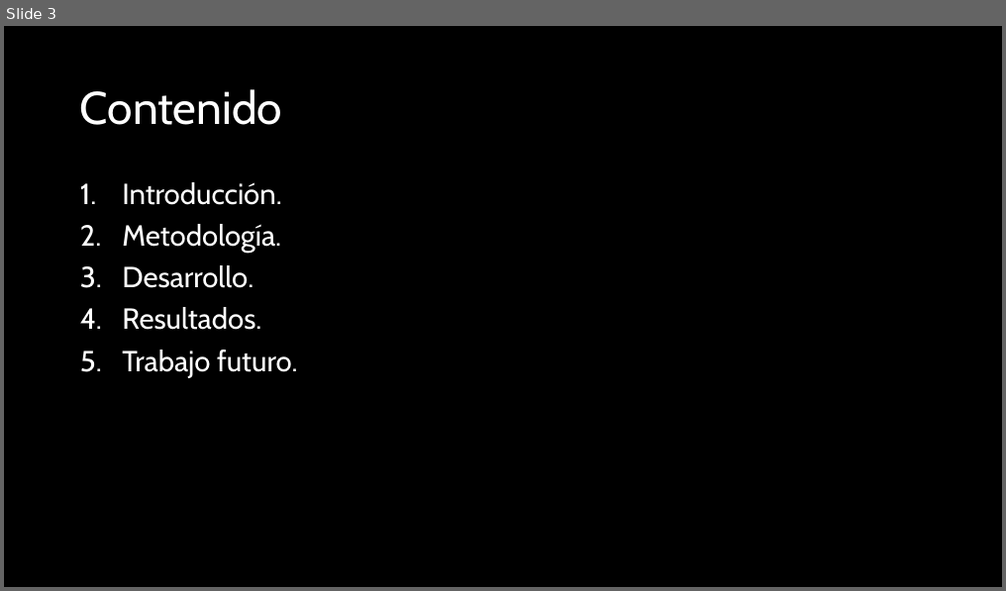
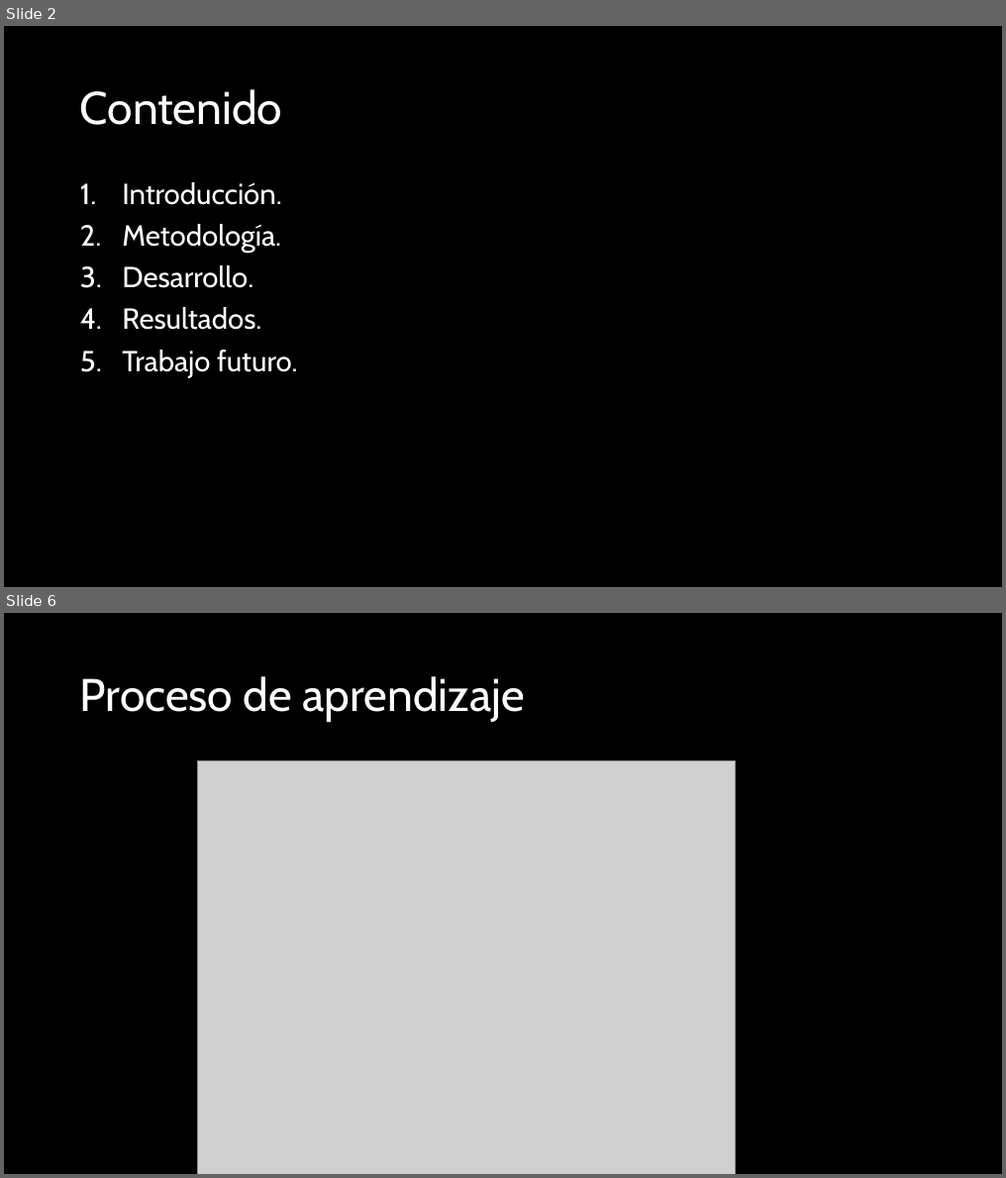
Before and after one commit to adanantonio07A/aprenProfTest, a slide deck: presentation/Introducción al aprendizaje profundo.pptx. Shown one above the other, each under a label of ours: slide 3 before the commit, slides 2 and 6 after it; the slides between them are not shown. The pictures are 1006x591 and 1006x1178 pixels, drawn with LibreOffice and Linux fonts; fonts in the diff are those of the drawing; grey boxes stand for pictures. Boxes give left, top, right and bottom in pixels: in the first picture for what was removed or moved away, otherwise in the second. Text is boxed around its words. In the diff, an @@ line names an element or a change of style, - is before the commit and + after.

```diff
--- a/presentation/Introducción al aprendizaje profundo.pptx
+++ b/presentation/Introducción al aprendizaje profundo.pptx
@@ slide 6 added at <box>4,613,1002,1174</box>, background #000000 @@
@@ title added at <box>80,676,524,722</box>, 44 pt, text #FFFFFF @@
+Proceso de aprendizaje
@@ picture added at <box>197,761,735,1174</box> @@
@@ what was slide 3 is now slide 2 @@
```
Also in this commit, not shown: 3 slides changed, 14 other slides added, 1 slide removed.
